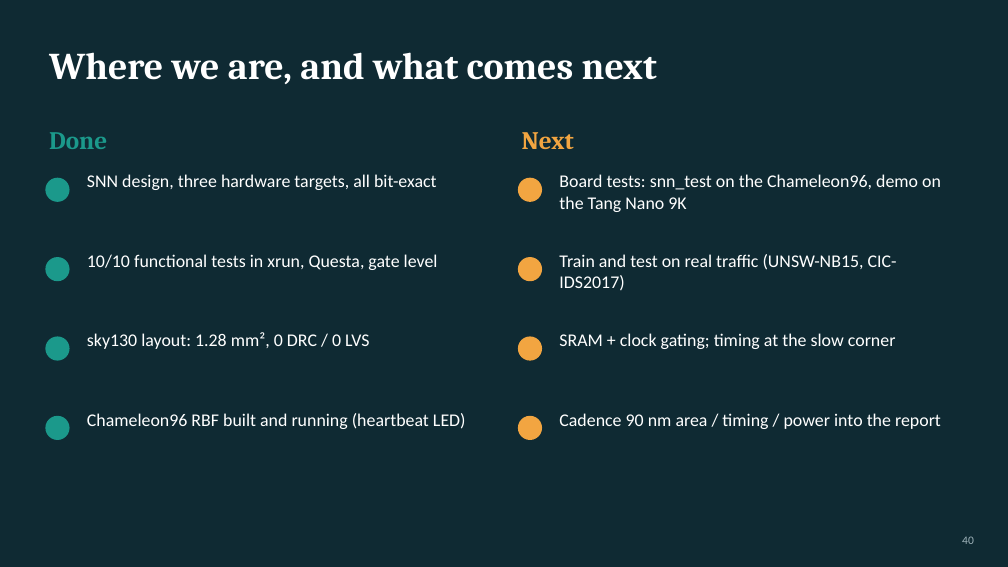
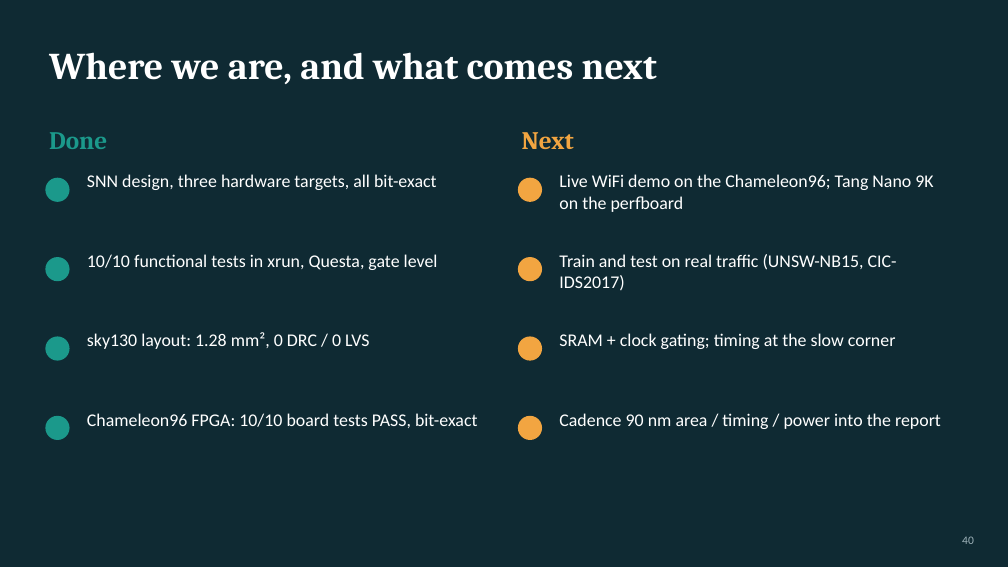
Before and after one commit to segfault610/SNN_based_network_packet_classifier, a slide deck: slide 40 of docs/SNN_Firewall_Explained.pptx. Drawn at 1008x567 pixels with LibreOffice and Linux fonts; fonts in the diff are those of the drawing. Boxes give left, top, right and bottom in pixels: in the first picture for what was removed or moved away, otherwise in the second. Text is boxed around its words. In the diff, an @@ line names an element or a change of style, - is before the commit and + after.

```diff
--- a/docs/SNN_Firewall_Explained.pptx
+++ b/docs/SNN_Firewall_Explained.pptx
@@ text at (559,174,933,212): text changed @@
-Board tests: snn_test on the Chameleon96, demo on the Tang Nano 9K
+Live WiFi demo on the Chameleon96; Tang Nano 9K on the perfboard
@@ text at (87,413,478,428): text changed @@
-Chameleon96 RBF built and running (heartbeat LED)
+Chameleon96 FPGA: 10/10 board tests PASS, bit-exact
```
Also in this commit, not shown: 2 other slides changed, 6 other files.
